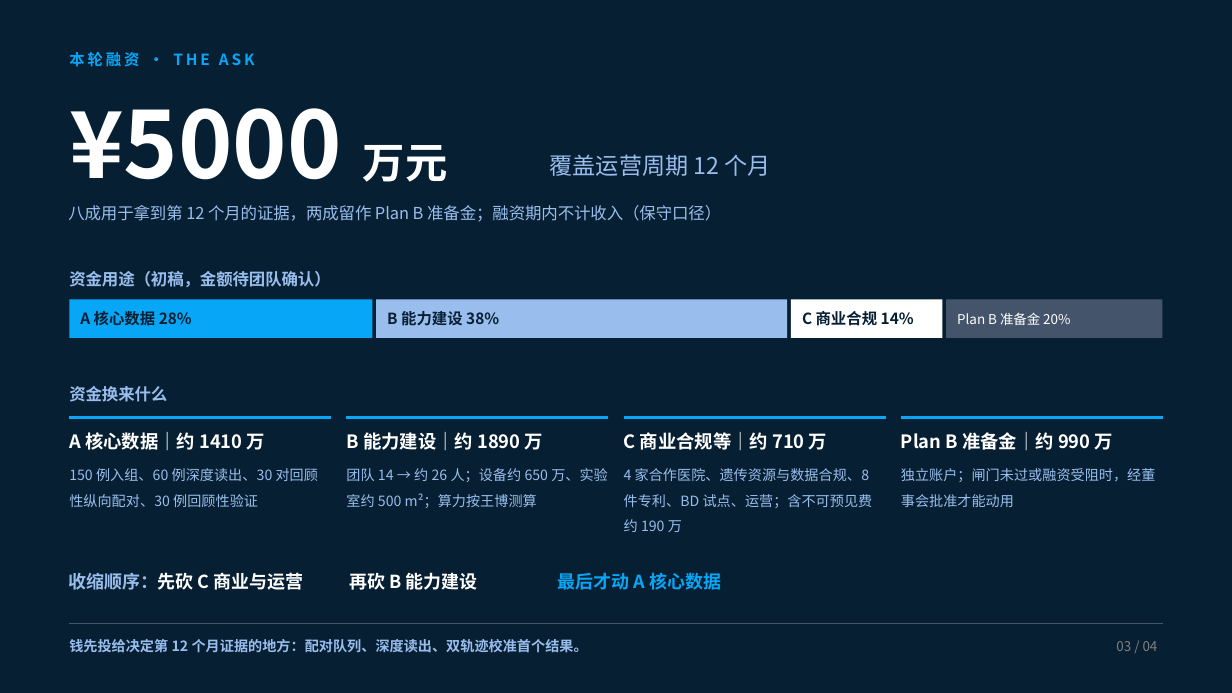
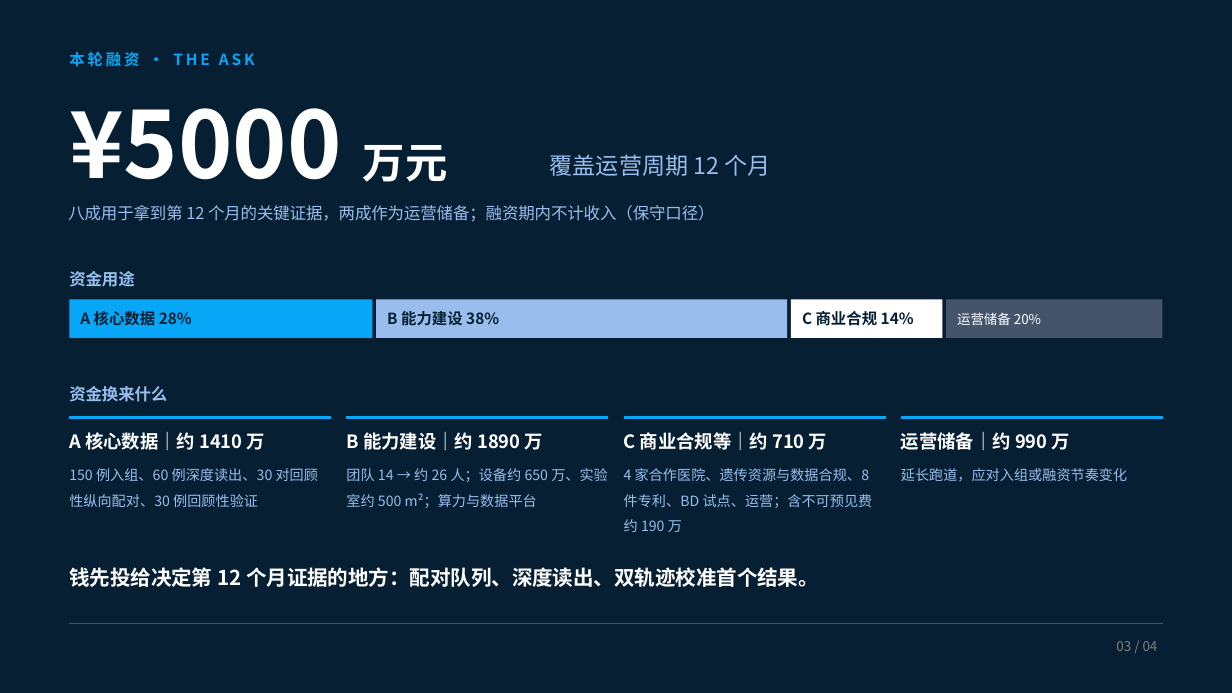
Before and after one commit to Milkar/businessPlan, a slide deck: slide 3 of slides/Vitonaut_part3_draft.pptx. Drawn at 1232x693 pixels with LibreOffice and Linux fonts; fonts in the diff are those of the drawing; background and template pictures are left out. Boxes give left, top, right and bottom in pixels: in the first picture for what was removed or moved away, otherwise in the second. Text is boxed around its words. In the diff, an @@ line names an element or a change of style, - is before the commit and + after.

```diff
--- a/slides/Vitonaut_part3_draft.pptx
+++ b/slides/Vitonaut_part3_draft.pptx
@@ text at (68, 205, 715, 222): text changed @@
-八成用于拿到第 12 个月的证据，两成留作 Plan B 准备金；融资期内不计收入（保守口径）
+八成用于拿到第 12 个月的关键证据，两成作为运营储备；融资期内不计收入（保守口径）
@@ text at (69, 271, 134, 287): text changed @@
-资金用途（初稿，金额待团队确认）
+资金用途
@@ text at (957, 312, 1041, 325): text changed @@
-Plan B 准备金 20%
+运营储备 20%
@@ text at (901, 432, 1070, 450): text changed @@
-Plan B 准备金｜约 990 万
+运营储备｜约 990 万
@@ text at (346, 468, 608, 508): text changed @@
-团队 14 → 约 26 人；设备约 650 万、实验室约 500 m²；算力按王博测算
+团队 14 → 约 26 人；设备约 650 万、实验室约 500 m²；算力与数据平台
@@ text at (901, 468, 1127, 482): text changed @@
-独立账户；闸门未过或融资受阻时，经董事会批准才能动用
+延长跑道，应对入组或融资节奏变化
@@ text "钱先投给决定第 12 个月证据的地方：配对队列、深度读出、双轨迹校准首个结果。": place and size @@
-text "钱先投给决定第 12 个月证据的地方：配对队列、深度读出、双轨迹校准首个结果。" at (69, 639, 588, 653)
+text "钱先投给决定第 12 个月证据的地方：配对队列、深度读出、双轨迹校准首个结果。" at (69, 567, 819, 587)
@@ text "钱先投给决定第 12 个月证据的地方：配对队列、深度读出、双轨迹校准首个结果。" at (69, 567, 819, 587): size 11 to 16 pt, text colour #99BDED to #FFFFFF; vertical alignment top to middle @@
@@ text removed at (68, 572, 193, 590) @@
-收缩顺序：
@@ text removed at (68, 572, 304, 590) @@
-先砍 C 商业与运营
@@ text removed at (349, 572, 478, 590) @@
-再砍 B 能力建设
@@ text removed at (557, 572, 721, 590) @@
-最后才动 A 核心数据
```
Also in this commit, not shown: 2 other slides changed, 1 other file.
